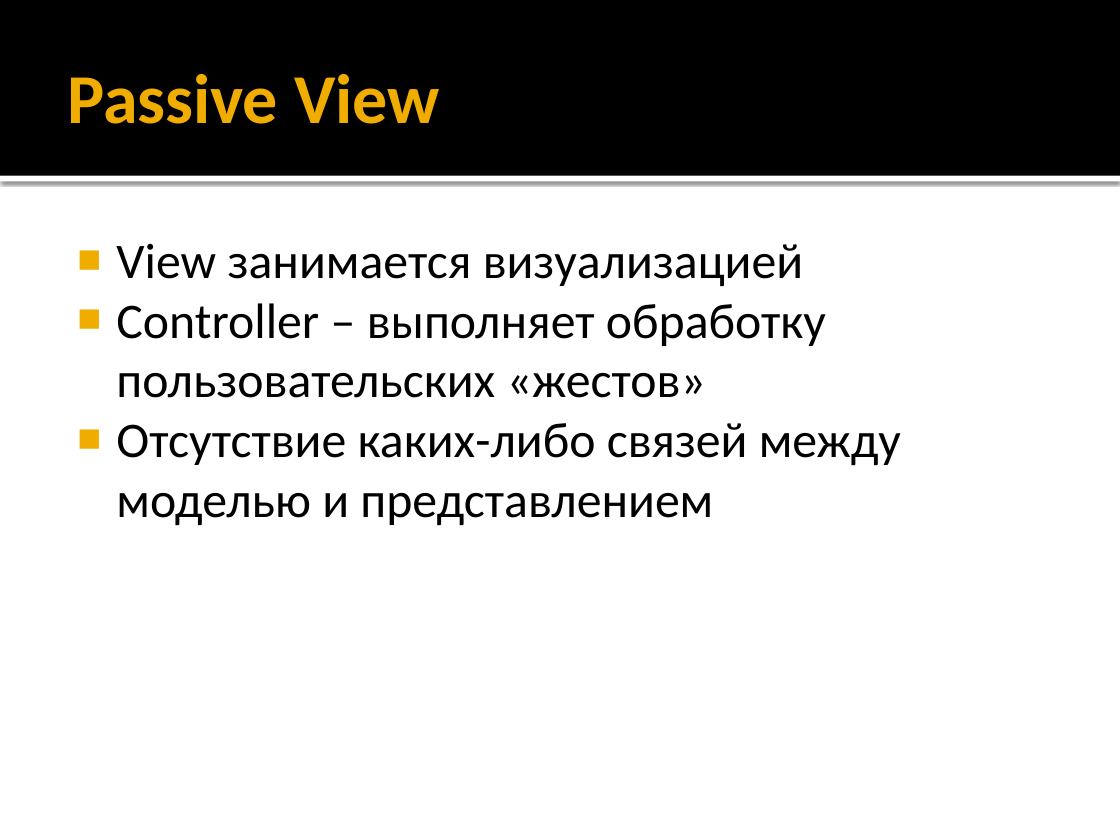
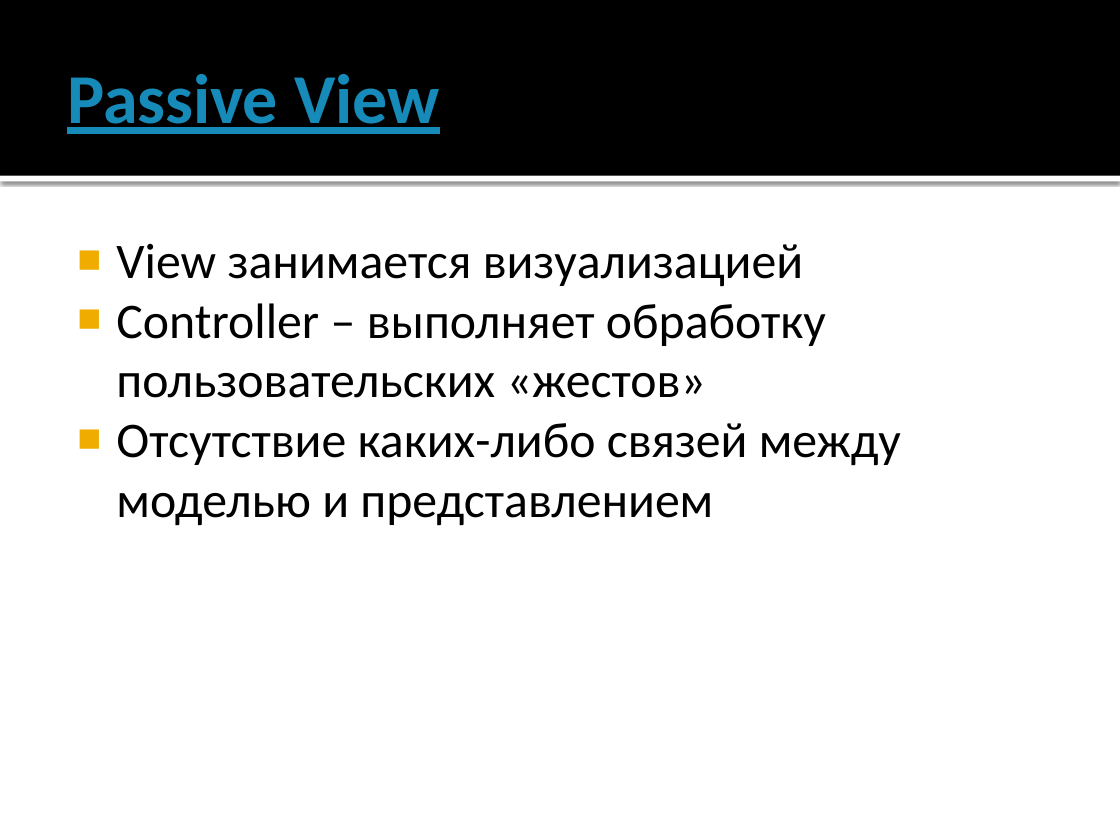
Before and after one commit to iv-sergius/ood, a slide deck: slide 8 of lectures/mvxx/mvxx.pptx (slide 7 before the commit). Drawn at 1120x840 pixels with LibreOffice and Linux fonts; fonts in the diff are those of the drawing. Boxes give left, top, right and bottom in pixels: in the first picture for what was removed or moved away, otherwise in the second. Text is boxed around its words. In the diff, an @@ line names an element or a change of style, - is before the commit and + after.

```diff
--- a/lectures/mvxx/mvxx.pptx
+++ b/lectures/mvxx/mvxx.pptx
@@ title "Passive View" at <box>67,74,440,134</box>: text colour #F0AD00 to #168BBA, underline on @@
```
Also in this commit, not shown: 2 other slides changed, 8 slides added.
